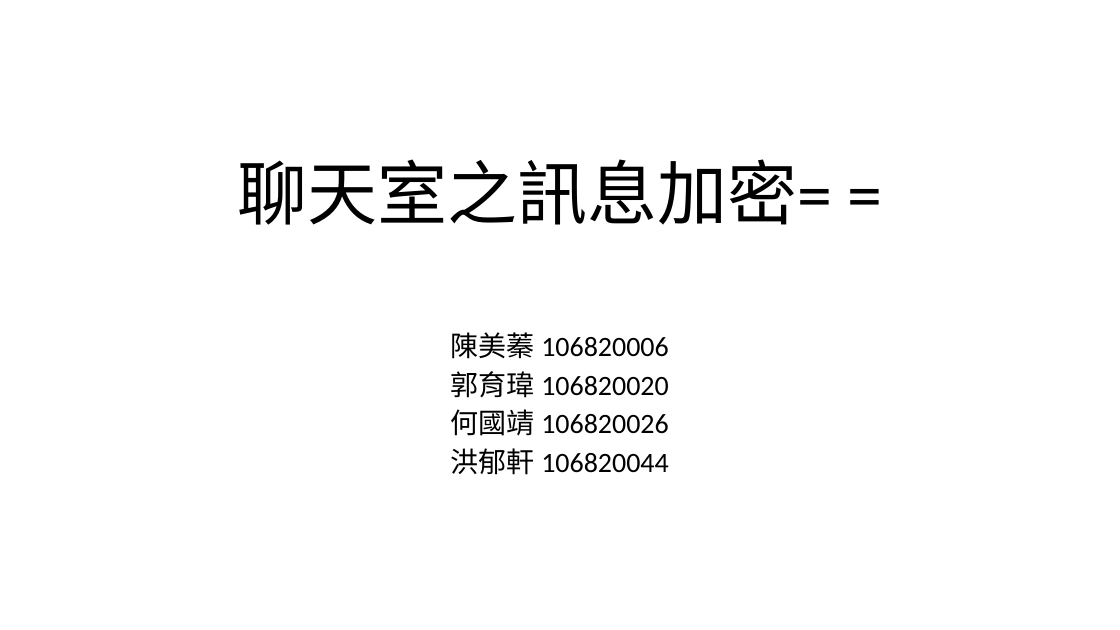
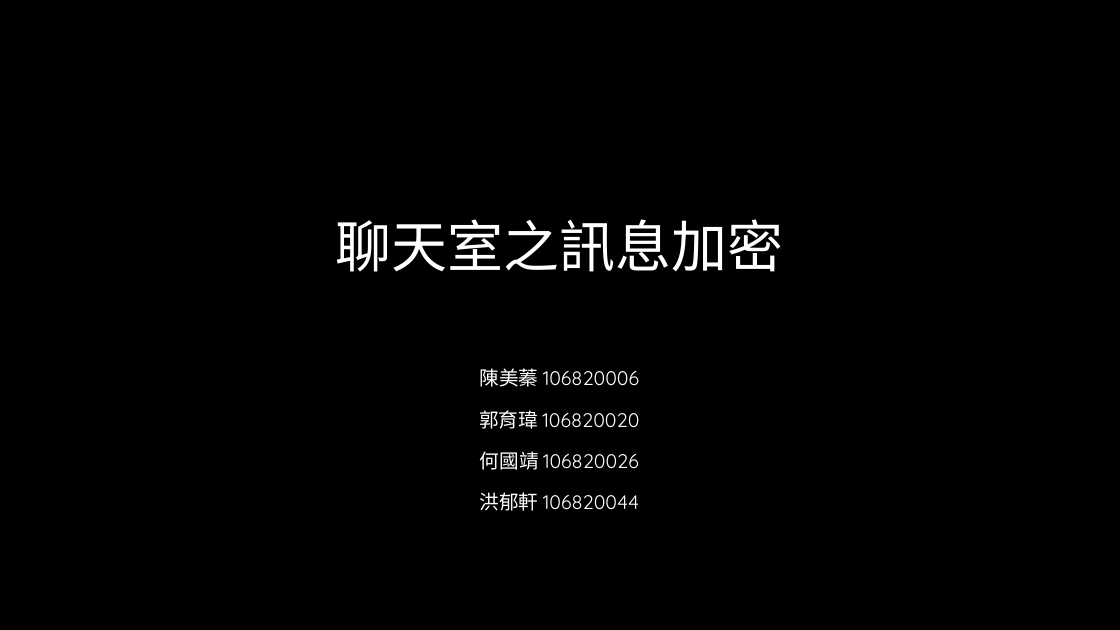
Before and after one commit to 106820026/ChatRoom, a slide deck: slide 1 of 聊天室之訊息加密= =.pptx. Drawn at 1120x630 pixels with LibreOffice and Linux fonts; fonts in the diff are those of the drawing; background and template pictures are left out. Boxes give left, top, right and bottom in pixels: in the first picture for what was removed or moved away, otherwise in the second. Text is boxed around its words. In the diff, an @@ line names an element or a change of style, - is before the commit and + after.

```diff
--- a/聊天室之訊息加密= =.pptx
+++ b/聊天室之訊息加密= =.pptx
@@ background #FFFFFF to picture (left out) @@
@@ title at box(335, 219, 783, 272): text changed; size 60 to 48 pt; font Calibri to Quicksand; text colour #000000 to gradient #FFFFFF to #A6A6A6 @@
-聊天室之訊息加密= =
+聊天室之訊息加密
@@ subtitle "陳美蓁 106820006": place and size @@
-subtitle "陳美蓁 106820006" at box(451, 332, 669, 475)
+subtitle "陳美蓁 106820006" at box(479, 368, 639, 511)
@@ subtitle "陳美蓁 106820006" at box(479, 368, 639, 511): size 24 to 21 pt, font Calibri to Quicksand, text colour #000000 to gradient #FFFFFF to #BFBFBF, small capitals on; line spacing 0.8 to 1 @@
```
Also in this commit, not shown: 3 other slides changed, 5 slides added, 1 slide removed, 4 other files.
